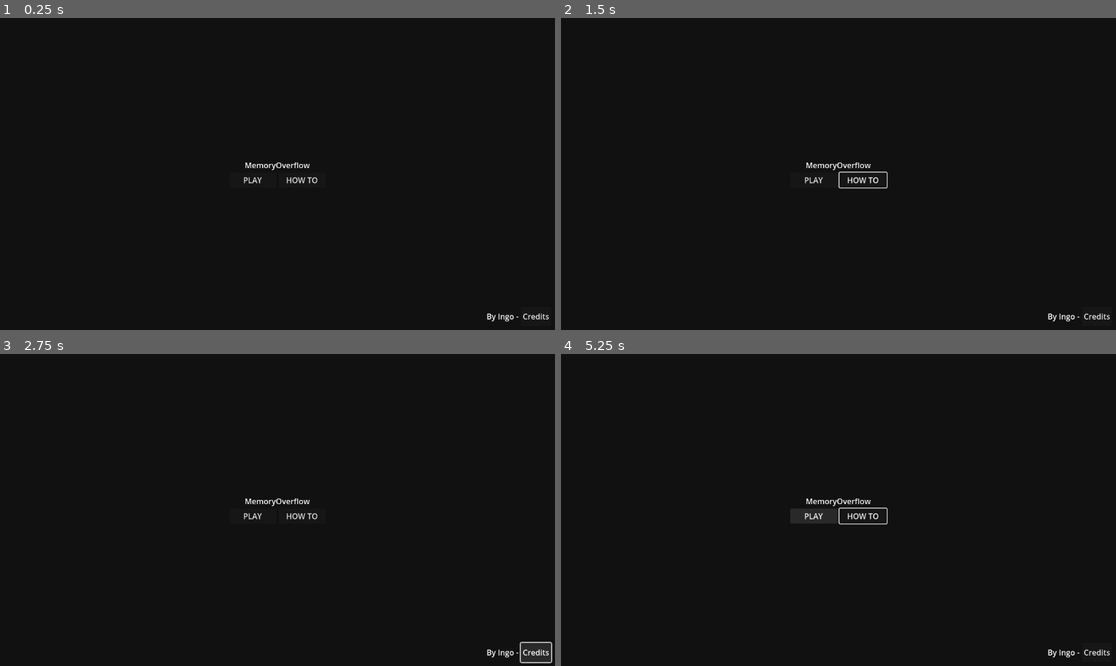
Above: before the commit, frames 1-4 (two rows, left to right).
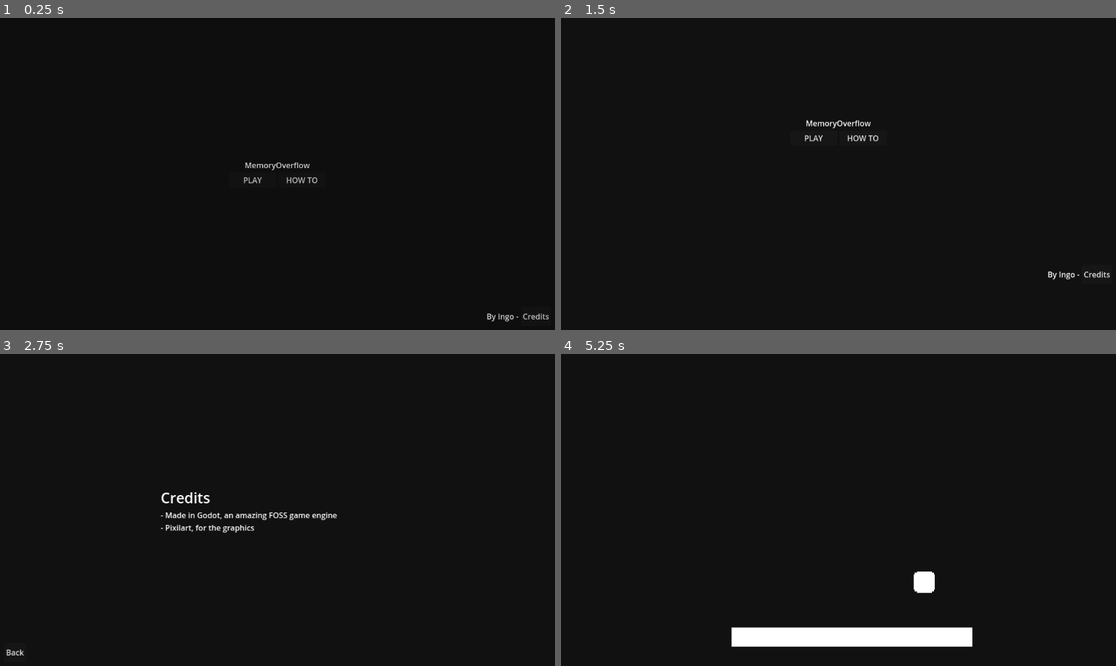
Above: after the commit, the same moments.

Repository: Inglan/MemoryOverflow
Game: Godot game, scene res://scenes/ui.tscn
Same seed, same stepped clock (60 frames per second), same inputs: the game is played once before the commit and once after it.
Inputs (mouse positions are in pixels of both pictures, inside the frame that each line leads up to):
- Up to frame 1 (0.25 s): no input
- Up to frame 2 (1.5 s): click "HOW TO" at 0.5 s; click (577, 317) at 1.25 s, where only the run after the commit has a clickable "Back"
- Up to frame 3 (2.75 s): click "Credits" at 2 s
- Up to frame 4 (5.25 s): click "PLAY" (after the commit: "Back") at 2.75 s; click "PLAY" at 3.5 s; tap Enter at 4.25 s; hold Right (right) from 4.28 s (still down); tap W (up) at 4.35, 4.52, 4.82, 5.1 s

The runs differ from the first frame. In frame 1, 0.2% of the frame differs, in the area x 43-99%, y 46-98%; in frame 2, 0.8%; in frame 3, 1.1%; in frame 4, 3.5%, in the area x 30-99%, y 46-98%.

Commit message:
Finish UI

Diff:
--- a/scenes/ui.tscn
+++ b/scenes/ui.tscn
@@ -1,6 +1,60 @@
-[gd_scene load_steps=2 format=3 uid="uid://mrxhcem63be5"]
+[gd_scene load_steps=6 format=3 uid="uid://mrxhcem63be5"]
 
 [ext_resource type="Script" path="res://scripts/ui.gd" id="3_bncij"]
+
+[sub_resource type="Animation" id="Animation_tsnyx"]
+length = 0.001
+tracks/0/type = "value"
+tracks/0/imported = false
+tracks/0/enabled = true
+tracks/0/path = NodePath("ColorRect:color")
+tracks/0/interp = 1
+tracks/0/loop_wrap = true
+tracks/0/keys = {
+"times": PackedFloat32Array(0),
+"transitions": PackedFloat32Array(1),
+"update": 0,
+"values": [Color(0, 0, 0, 1)]
+}
+
+[sub_resource type="Animation" id="Animation_urofd"]
+resource_name = "fadeincolor"
+length = 0.3
+tracks/0/type = "value"
+tracks/0/imported = false
+tracks/0/enabled = true
+tracks/0/path = NodePath("ColorRect:color")
+tracks/0/interp = 1
+tracks/0/loop_wrap = true
+tracks/0/keys = {
+"times": PackedFloat32Array(0, 0.3),
+"transitions": PackedFloat32Array(1, 1),
+"update": 0,
+"values": [Color(0, 0, 0, 0), Color(0, 0, 0, 1)]
+}
+
+[sub_resource type="Animation" id="Animation_xx6uo"]
+resource_name = "fadeoutcolor"
+length = 0.3
+tracks/0/type = "value"
+tracks/0/imported = false
+tracks/0/enabled = true
+tracks/0/path = NodePath("ColorRect:color")
+tracks/0/interp = 1
+tracks/0/loop_wrap = true
+tracks/0/keys = {
+"times": PackedFloat32Array(0, 0.3),
+"transitions": PackedFloat32Array(1, 1),
+"update": 0,
+"values": [Color(0, 0, 0, 1), Color(0, 0, 0, 0)]
+}
+
+[sub_resource type="AnimationLibrary" id="AnimationLibrary_vvxqf"]
+_data = {
+"RESET": SubResource("Animation_tsnyx"),
+"fadeincolor": SubResource("Animation_urofd"),
+"fadeoutcolor": SubResource("Animation_xx6uo")
+}
 
 [node name="ui" type="Control"]
 layout_mode = 3
@@ -10,6 +64,25 @@
 grow_horizontal = 2
 grow_vertical = 2
 script = ExtResource("3_bncij")
+
+[node name="CanvasLayer" type="CanvasLayer" parent="."]
+
+[node name="ColorRect" type="ColorRect" parent="CanvasLayer"]
+anchors_preset = 15
+anchor_right = 1.0
+anchor_bottom = 1.0
+grow_horizontal = 2
+grow_vertical = 2
+size_flags_horizontal = 0
+mouse_filter = 2
+color = Color(0, 0, 0, 1)
+
+[node name="AnimationPlayer" type="AnimationPlayer" parent="CanvasLayer/ColorRect"]
+root_node = NodePath("../..")
+autoplay = "fadeoutcolor"
+libraries = {
+"": SubResource("AnimationLibrary_vvxqf")
+}
 
 [node name="Title" type="Control" parent="."]
 layout_mode = 1
@@ -75,9 +148,9 @@
 
 [node name="Credits" type="Control" parent="."]
 layout_mode = 1
-anchor_top = 1.0
-anchor_right = 1.0
-anchor_bottom = 2.0
+anchor_left = 1.0
+anchor_right = 2.0
+anchor_bottom = 1.0
 grow_horizontal = 2
 grow_vertical = 2
 
@@ -120,6 +193,65 @@
 layout_mode = 2
 text = "Back"
 
+[node name="HowTo" type="Control" parent="."]
+layout_mode = 1
+anchor_left = 1.0
+anchor_right = 2.0
+anchor_bottom = 1.0
+offset_left = -1152.0
+offset_top = 648.0
+offset_right = -1152.0
+offset_bottom = 648.0
+grow_horizontal = 2
+grow_vertical = 2
+
+[node name="VBoxContainer" type="VBoxContainer" parent="HowTo"]
+layout_mode = 1
+anchors_preset = 8
+anchor_left = 0.5
+anchor_top = 0.5
+anchor_right = 0.5
+anchor_bottom = 0.5
+offset_left = -243.5
+offset_top = -37.5
+offset_right = 243.5
+offset_bottom = 37.5
+grow_horizontal = 2
+grow_vertical = 2
+
+[node name="Label" type="Label" parent="HowTo/VBoxContainer"]
+layout_mode = 2
+theme_override_font_sizes/font_size = 30
+text = "How To Play"
+
+[node name="Label2" type="Label" parent="HowTo/VBoxContainer"]
+layout_mode = 2
+text = "TODO - ADD INSTRUCTIONS"
+
+[node name="HBoxContainer" type="HBoxContainer" parent="HowTo"]
+layout_mode = 1
+anchors_preset = 2
+anchor_top = 1.0
+anchor_bottom = 1.0
+offset_left = 8.0
+offset_top = -48.0
+offset_right = 142.0
+offset_bottom = -8.0
+grow_vertical = 0
+
+[node name="Button" type="Button" parent="HowTo/HBoxContainer"]
+layout_mode = 2
+text = "Back"
+
 [node name="Camera2D" type="Camera2D" parent="."]
 anchor_mode = 0
-script = ExtResource("3_bncij")
+position_smoothing_enabled = true
+position_smoothing_speed = 10.0
+rotation_smoothing_enabled = true
+
+[connection signal="animation_finished" from="CanvasLayer/ColorRect/AnimationPlayer" to="." method="animationfinished"]
+[connection signal="pressed" from="Title/VBoxContainer/HBoxContainer/Button" to="." method="play"]
+[connection signal="pressed" from="Title/VBoxContainer/HBoxContainer/Button2" to="." method="showhowto"]
+[connection signal="pressed" from="Title/HBoxContainer/Button" to="." method="showcredits"]
+[connection signal="pressed" from="Credits/HBoxContainer/Button" to="." method="back"]
+[connection signal="pressed" from="HowTo/HBoxContainer/Button" to="." method="back"]
--- a/scripts/ui.gd
+++ b/scripts/ui.gd
@@ -1,4 +1,4 @@
-extends Camera2D
+extends Control
 
 
 # Called when the node enters the scene tree for the first time.
@@ -9,3 +9,25 @@
 # Called every frame. 'delta' is the elapsed time since the previous frame.
 func _process(delta):
 	pass
+
+func back():
+	$Camera2D.position.y = $Title.position.y
+	$Camera2D.position.x = $Title.position.x
+
+func showcredits():
+	$Camera2D.position.y = $Credits.position.y
+	$Camera2D.position.x = $Credits.position.x
+
+func showhowto():
+	$Camera2D.position.y = $HowTo.position.y
+	$Camera2D.position.x = $HowTo.position.x
+
+func play():
+	$Camera2D.position.y = -$HowTo.position.y
+	await get_tree().create_timer(0.1).timeout
+	$CanvasLayer/ColorRect/AnimationPlayer.play("fadeincolor")
+	await get_tree().create_timer(1).timeout
+	get_tree().change_scene_to_file("res://scenes/level1.tscn")
+
+func animationfinished(anim_name):
+	pass # Replace with function body.
